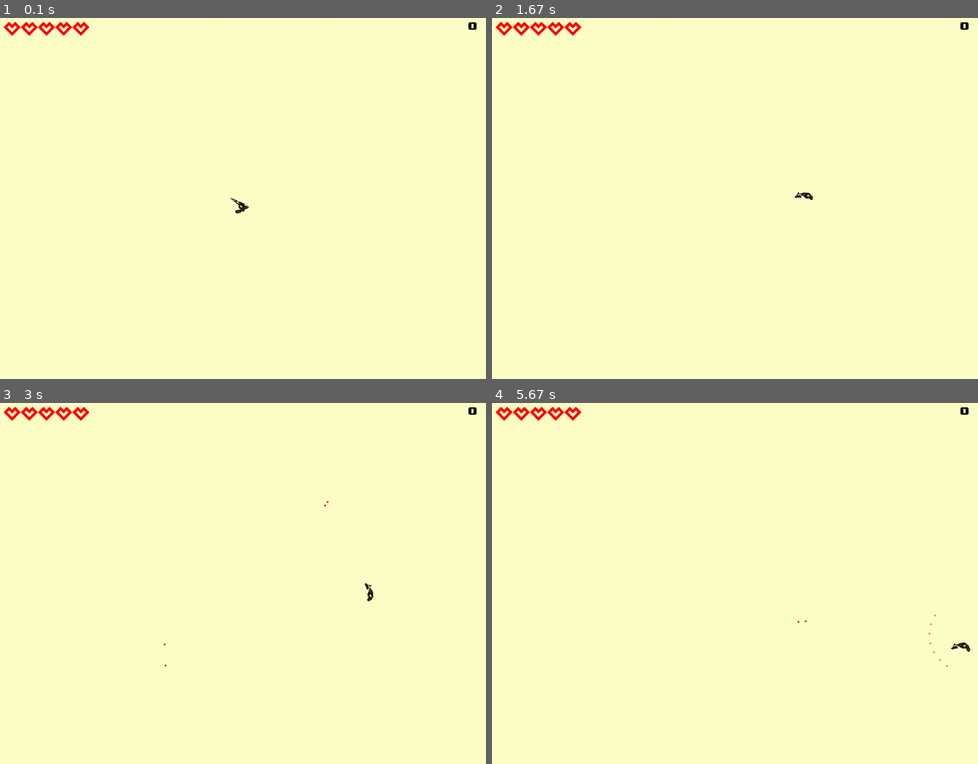
Above: before the commit, frames 1-4 (two rows, left to right).
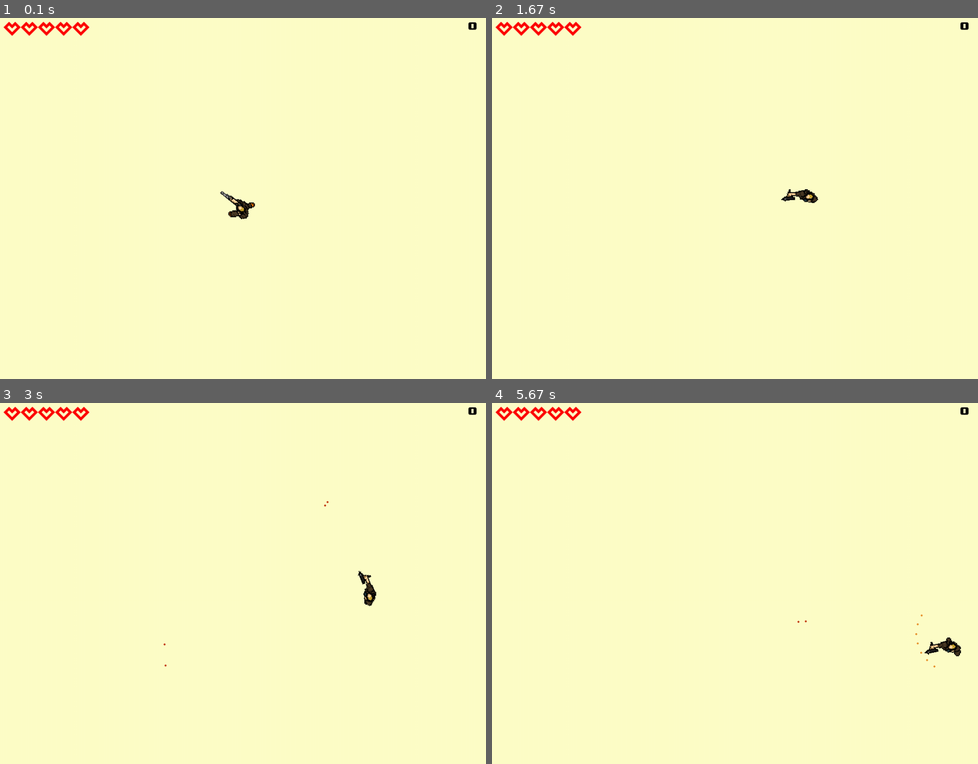
Above: after the commit, the same moments.

Repository: Ninter64/scaling-chainsaw
Game: pygame game, started from main.py
Two runs of this game, one before a commit and one after it. Both use one fixed random seed, a clock stepped at 60 frames per second and the inputs below.
Inputs (mouse positions are in pixels of both pictures, inside the frame that each line leads up to):
- Up to frame 1 (0.1 s): no input
- Up to frame 2 (1.67 s): tap 3 at 0.33, 1.32 s; hold D 0.67-1.13 s; move the mouse to (890, 198) at 0.7 s; tap Z at 0.73, 1.03, 1.23, 1.53 s; tap 2 at 0.82 s; hold D 1.17-1.63 s; move the mouse to (613, 212) at 1.2 s
- Up to frame 3 (3 s): hold S 1.67-1.97 s; move the mouse to (291, 680) at 1.7 s; tap Z at 1.73, 2.4, 2.7 s; click (87, 684) at 2.05 s; hold D 2.33-2.97 s; click (315, 457) at 2.42 s; tap 3 at 2.48 s
- Up to frame 4 (5.67 s): hold S 3-3.37 s; tap Z at 3.07, 3.47, 3.77, 3.97, 4.27, 4.47, 4.8, 5.1, 5.47 s; click (914, 731) at 3.08 s; hold D 3.4-3.87 s; click (788, 626) at 3.48 s; tap 2 at 3.55, 4.88 s; hold D 3.9-4.37 s; click (603, 449) at 3.98 s; tap 3 at 4.05, 5.55 s; hold S 4.4-4.7 s; click (618, 514) at 4.48 s; hold D 4.73-5.37 s; click (555, 583) at 4.82 s; hold S from 5.4 s (still down); click (710, 695) at 5.48 s

The runs differ from the first frame. In frame 1, 0.2% of the frame differs, in the area x 45-53%, y 47-56%; in frame 2, 0.2%; in frame 3, 0.2%; in frame 4, 0.3%, in the area x 87-99%, y 58-74%.

Commit message:
Ajout du système de taille
Fait pour être modulable facilement ne fonctionne pas encore pour les ennemis

Diff:
--- a/Player.py
+++ b/Player.py
@@ -10,14 +10,14 @@
 size    = (1000, 800)
 
 # Images pour l'animation des jambes du joueur
-playerLegs = [pygame.image.load('sprites/player/legs/leg4.png'),
-              pygame.image.load('sprites/player/legs/leg3.png'),
-              pygame.image.load('sprites/player/legs/leg2.png'),
-              pygame.image.load('sprites/player/legs/leg1.png')]
-
-playerTorso = [pygame.image.load('sprites/player/torso/Player_gun.png'),
-               pygame.image.load('sprites/player/torso/Player_shotgun.png'),
-               pygame.image.load('sprites/player/torso/Player_smg.png')]
+playerLegs = [pygame.transform.scale(pygame.image.load('sprites/player/legs/leg4.png'), (27*PLAYERSIZE,27*PLAYERSIZE)),
+              pygame.transform.scale(pygame.image.load('sprites/player/legs/leg3.png'), (27*PLAYERSIZE,27*PLAYERSIZE)),
+              pygame.transform.scale(pygame.image.load('sprites/player/legs/leg2.png'), (27*PLAYERSIZE,27*PLAYERSIZE)),
+              pygame.transform.scale(pygame.image.load('sprites/player/legs/leg1.png'), (27*PLAYERSIZE,27*PLAYERSIZE)),]
+
+playerTorso = [pygame.transform.scale(pygame.image.load('sprites/player/torso/Player_gun.png'), (45*PLAYERSIZE,16*PLAYERSIZE)),
+               pygame.transform.scale(pygame.image.load('sprites/player/torso/Player_shotgun.png'), (45*PLAYERSIZE,16*PLAYERSIZE)),
+               pygame.transform.scale(pygame.image.load('sprites/player/torso/Player_smg.png'), (45*PLAYERSIZE,16*PLAYERSIZE))]
 
 # Fonction qui normalise un vecteur pour le rendre unitaire (de longueur 1)
 def normalize_vector(vector):
@@ -207,8 +207,8 @@
         angle = math.degrees(angle)
 
         if isinstance(self.equippedWeapon, Weapon.Pistol):
-            blitRotate(surface, playerTorso[0], self.pos, offset, angle-90)
+            blitRotate(surface, playerTorso[0], self.pos, (10*PLAYERSIZE,8*PLAYERSIZE), angle-90)
         elif isinstance(self.equippedWeapon, Weapon.Shotgun):
-            blitRotate(surface, playerTorso[1], self.pos, offset, angle-90)
+            blitRotate(surface, playerTorso[1], self.pos, (16*PLAYERSIZE,6*PLAYERSIZE), angle-90)
         elif isinstance(self.equippedWeapon, Weapon.MachineGun):
-            blitRotate(surface, playerTorso[2], self.pos, offset, angle-90)
+            blitRotate(surface, playerTorso[2], self.pos, (8*PLAYERSIZE,7*PLAYERSIZE), angle-90)
